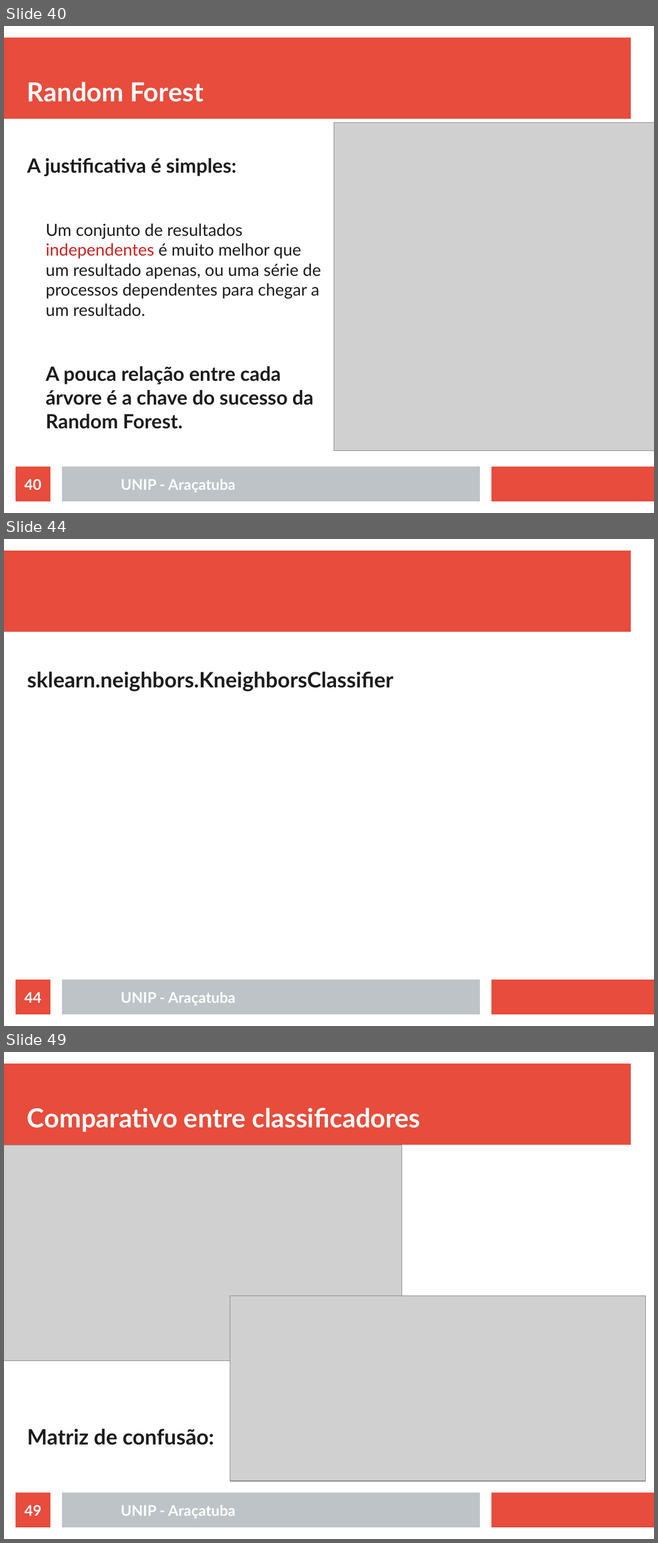
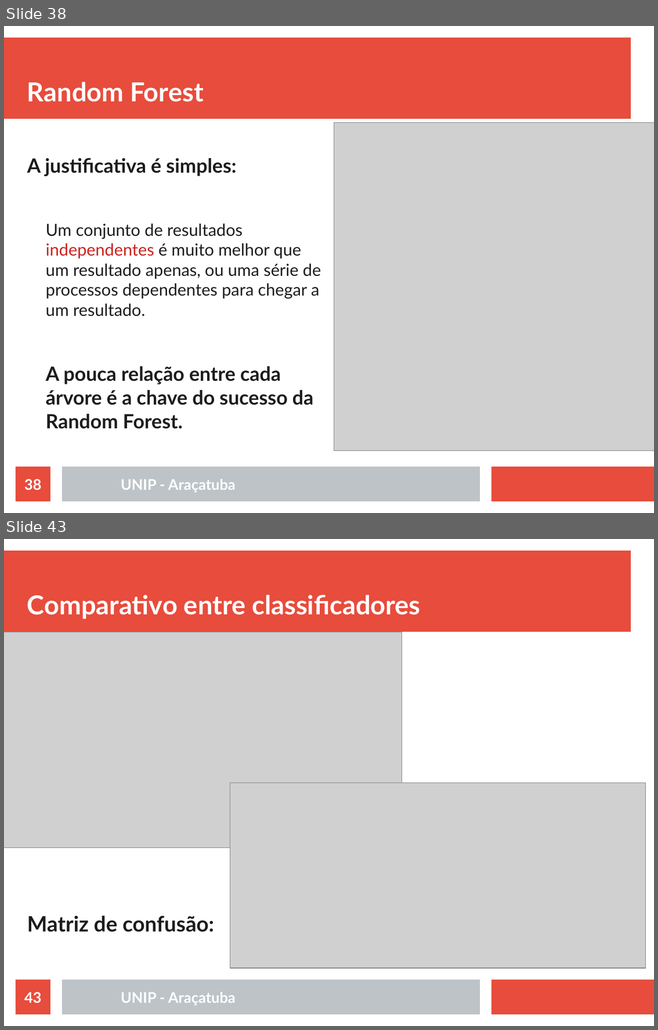
Before and after one commit to rafaelstojoao/pos-unip, a slide deck: [2020][modulo][Machine_Learning]/[aula]03[outrosAlgoritmos].odp. Shown one above the other, each under a label of ours: slides 40, 44 and 49 before the commit, slides 38 and 43 after it; the slides between them are not shown. The pictures are 658x1543 and 658x1030 pixels, drawn with LibreOffice and Linux fonts; fonts in the diff are those of the drawing; grey boxes stand for pictures. Boxes give left, top, right and bottom in pixels: in the first picture for what was removed or moved away, otherwise in the second. Text is boxed around its words. In the diff, an @@ line names an element or a change of style, - is before the commit and + after.

```diff
--- a/[2020][modulo][Machine_Learning]/[aula]03[outrosAlgoritmos].odp
+++ b/[2020][modulo][Machine_Learning]/[aula]03[outrosAlgoritmos].odp
@@ slide 44 removed at bbox=[4, 539, 654, 1026], background #FFFFFF; not listed: 3 template elements that a slide beside it also shows @@
@@ text removed at bbox=[27, 671, 393, 692] @@
-sklearn.neighbors.KneighborsClassifier
@@ page number removed at bbox=[16, 980, 50, 1015] @@
-44
@@ text removed at bbox=[121, 992, 235, 1005] @@
-UNIP - Araçatuba
@@ what was slide 40 is now slide 38 @@
@@ page number at bbox=[24, 479, 41, 490]: text changed @@
-40
+38
@@ what was slide 49 is now slide 43 @@
@@ page number at bbox=[24, 992, 41, 1003]: text changed @@
-49
+43
```
Also in this commit, not shown: 3 slides changed, 3 slides added, 10 other slides removed, 5 other files.
